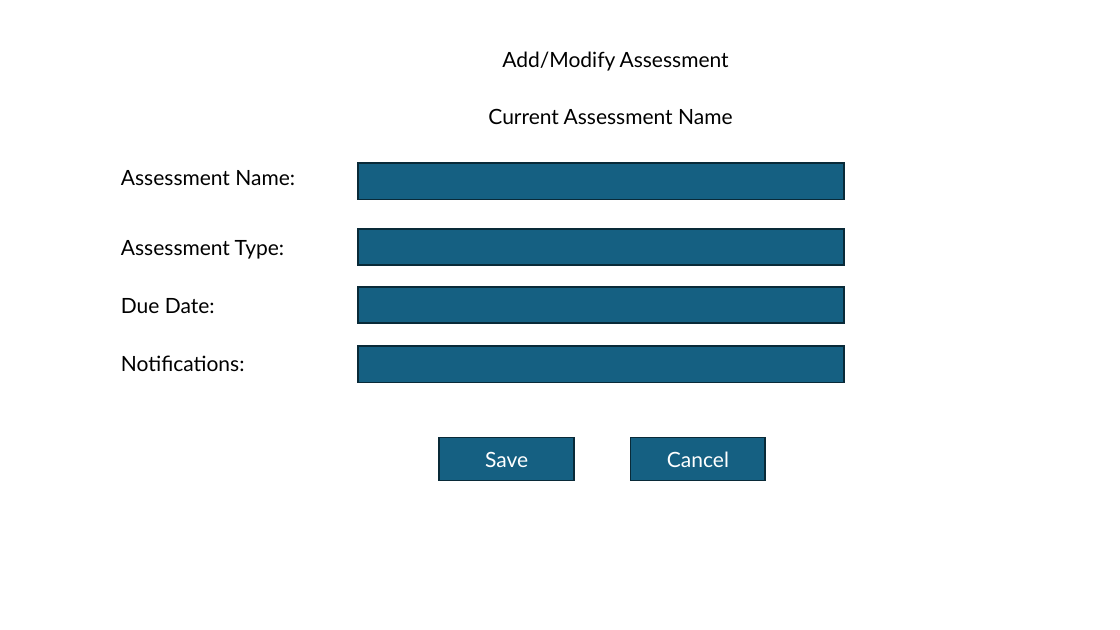
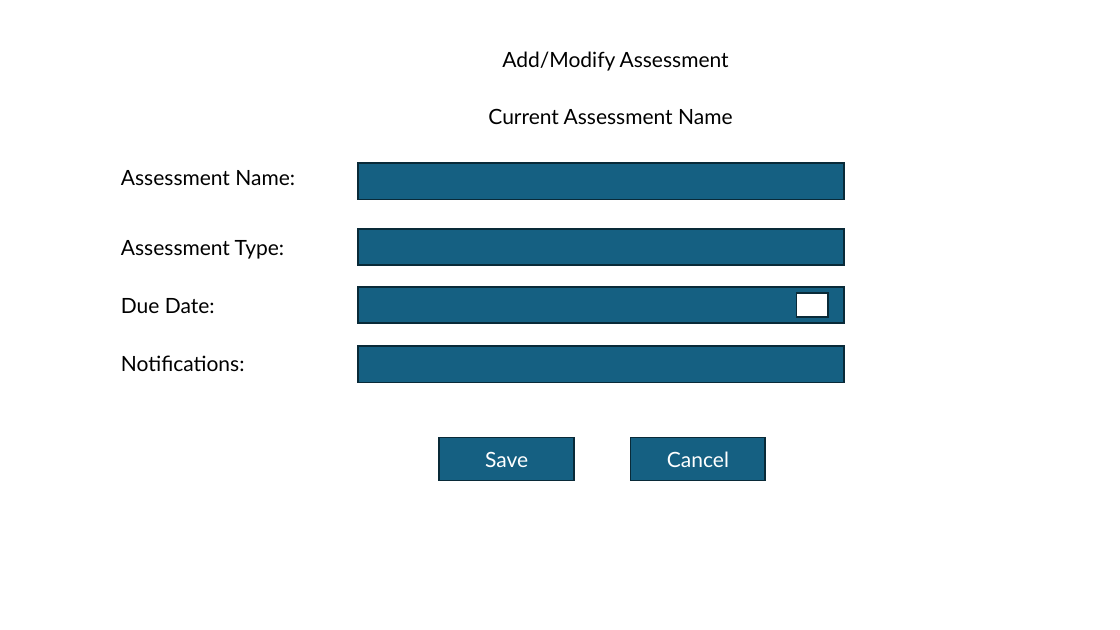
Before and after one commit to rpotesmangra11/C971-Mobile-App-Development, a slide deck: slide 7 of b1.pptx. Drawn at 1120x630 pixels with LibreOffice and Linux fonts; fonts in the diff are those of the drawing. Boxes give left, top, right and bottom in pixels: in the first picture for what was removed or moved away, otherwise in the second. Text is boxed around its words. In the diff, an @@ line names an element or a change of style, - is before the commit and + after.

```diff
--- a/b1.pptx
+++ b/b1.pptx
@@ rectangle added at [797,293,828,317], fill #FFFFFF, outline #092A39 1.5 pt @@
```
Also in this commit, not shown: 1 other slide changed.
